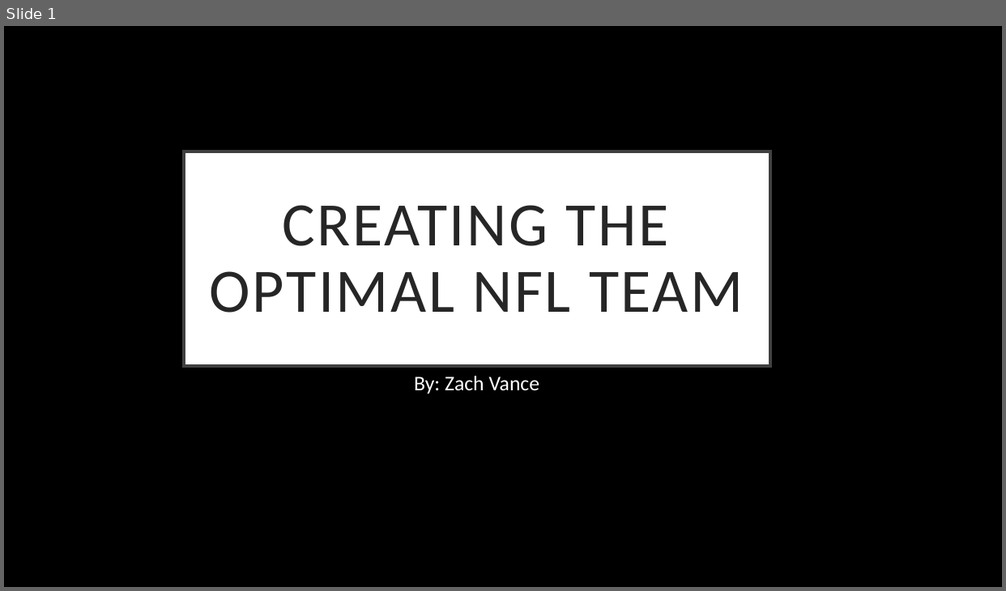
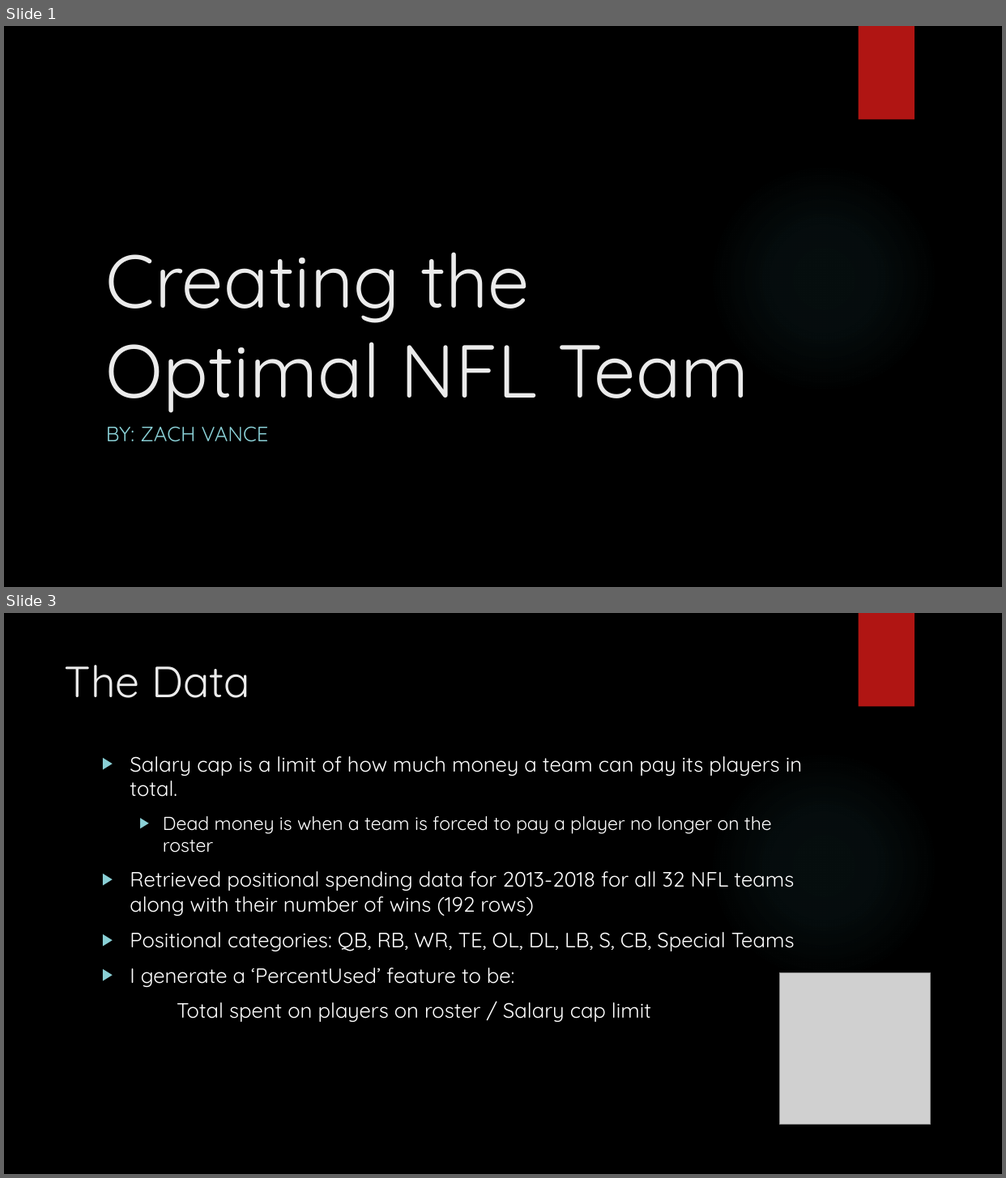
Before and after one commit to zvance1/win-now, a slide deck: presentation/projectPresentaion.pptx. Shown one above the other, each under a label of ours: slide 1 before the commit, slides 1 and 3 after it; the slides between them are not shown. The pictures are 1006x591 and 1006x1178 pixels, drawn with LibreOffice and Linux fonts; fonts in the diff are those of the drawing; grey boxes stand for pictures; background and template pictures are left out. Boxes give left, top, right and bottom in pixels: in the first picture for what was removed or moved away, otherwise in the second. Text is boxed around its words. In the diff, an @@ line names an element or a change of style, - is before the commit and + after.

```diff
--- a/presentation/projectPresentaion.pptx
+++ b/presentation/projectPresentaion.pptx
@@ slide 3 added at <box>4,613,1002,1174</box>, background picture (left out); not listed: 1 template element that a slide beside it also shows @@
@@ rectangle added at <box>859,613,914,707</box>, fill #B01513 @@
@@ title added at <box>65,665,250,698</box>, 42 pt, text #EBEBEB @@
+The Data
@@ text added at <box>130,756,802,1022</box>, 20 pt, text #FFFFFF @@
+▶ Salary cap is a limit of how much money a team can pay its players in total.
+  ▶ Dead money is when a team is forced to pay a player no longer on the roster
+▶ Retrieved positional spending data for 2013-2018 for all 32 NFL teams along with their number of wins (192 rows)
+▶ Positional categories: QB, RB, WR, TE, OL, DL, LB, S, CB, Special Teams
+▶ I generate a ‘PercentUsed’ feature to be:
+Total spent on players on roster / Salary cap limit
@@ picture added at <box>780,973,931,1124</box> @@
@@ slide 1 changed as well @@
@@ rectangle added at <box>859,26,914,120</box>, fill #B01513 @@
@@ title "Creating the Optimal NFL Team": place and size @@
-title "Creating the Optimal NFL Team" at <box>184,152,770,367</box>
+title "Creating the Optimal NFL Team" at <box>106,252,749,413</box>
@@ title "Creating the Optimal NFL Team" at <box>106,252,749,413</box>: vertical alignment middle to bottom; fill #FFFFFF to none; outline #404040 3 pt to none @@
@@ ellipse added at <box>709,163,939,394</box>, fill gradient #50B9C1 @@
@@ title at <box>106,252,749,413</box>: text changed; size 59.4 to 72 pt; font Calibri to Quicksand; text colour #262626 to #EBEBEB @@
-CREATING THE OPTIMAL NFL TEAM
+Creating the Optimal NFL Team
@@ subtitle at <box>106,426,269,442</box>: text changed; font Calibri to Quicksand; text colour #FFFFFF to #8AD0D6 @@
-By: Zach Vance
+BY: ZACH VANCE
```
Also in this commit, not shown: 8 other slides added, 1 slide removed, 2 other files.
